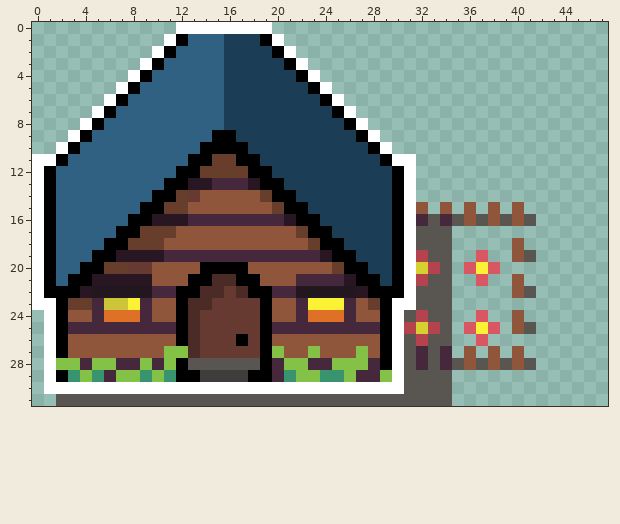
One commit to this pixel-art sprite: assets/sprites/Updated/Blue House on hover.png. The first picture shows the starting point.
Rulers count pixels.
The same view after the edit:
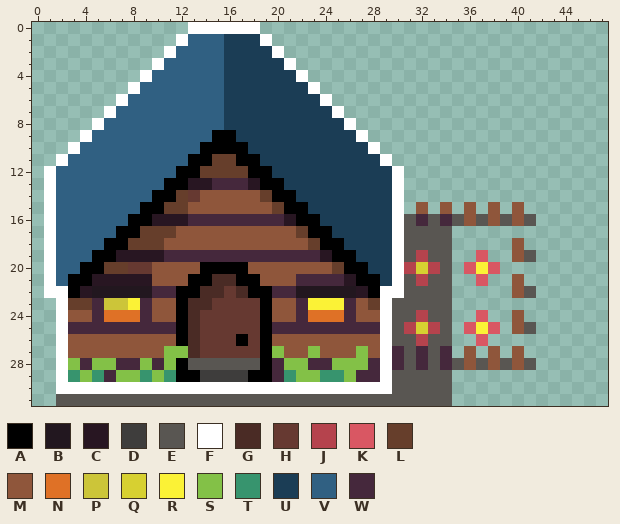
Palette (. is transparent): A #000000  B #22171f  C #281622  D #3e3d3c  E #595652  F #ffffff  G #4a2b25  H #663931  J #b5434d  K #d95763  L #663e2b  M #8f563b  N #df7126  P #ccc539  Q #d7d031  R #fbf236  S #83c147  T #37946e  U #1b3d55  V #306082  W #45283c
From old to new:
file 336x224 -> 384x256 pixels (blocks of 7x7 -> 8x8; one block is one cell here)
@@ x 0..47 @@
- 0 ............FFFFFFFF............................
- 1 ...........FAVVVUUUAF...........................
- 2 ..........FAVVVVUUUUAF..........................
- 3 .........FAVVVVVUUUUUAF.........................
- 4 ........FAVVVVVVUUUUUUAF........................
- 5 .......FAVVVVVVVUUUUUUUAF.......................
- 6 ......FAVVVVVVVVUUUUUUUUAF......................
- 7 .....FAVVVVVVVVVUUUUUUUUUAF.....................
- 8 ....FAVVVVVVVVVVUUUUUUUUUUAF....................
- 9 ...FAVVVVVVVVVVAAUUUUUUUUUUAF...................
-10 ..FAVVVVVVVVVVAAAAUUUUUUUUUUAF..................
-11 FFAVVVVVVVVVVAALLAAUUUUUUUUUUAFF................
-12 FAVVVVVVVVVVAALLLLAAUUUUUUUUUUAF................
-13 FAVVVVVVVVVAACCWWWCAAUUUUUUUUUAF................
-14 FAVVVVVVVVAALHMMMMMLAAUUUUUUUUAF................
-15 FAVVVVVVVAALLMMMMMMMLAAUUUUUUUAFM.M.M.M.M.......
-16 FAVVVVVVAACCCWWWWWWWWCAAUUUUUUAFWEWEMEMEME......
-17 FAVVVVVAALLLMMMMMMMMMMLAAUUUUUAFEEE.............
-18 FAVVVVAALLLMMMMMMMMMMMMLAAUUUUAFEEE.....M.......
-19 FAVVVAACCCCWWWWWWWWWWWWWCAAUUUAFJEE..K..ME......
-20 FAVVAALLHHMMMMAAAAMMMMMMMLAAUUAFQJE.KRK.........
-21 FAVAACCCCCMMMAAGGAAMMMWWWWCAAUAFJEE..K..M.......
-22 FAAACBBBBBWWAAGGHGAAWWBBBBBCAAAFEEE.....ME......
-23 FFALLWPPRWMMAGGHHHHAMMWRRRWMLAFFEEE.............
-24 .FAMMWNNNWMMAGHHHHHAMMWNNNWMMAFEJEE..K..M.......
-25 .FAWWWWWWWWWAGHHHHHAWWWWWWWWWAFJQJE.KRK.ME......
-26 .FAMMMMMMMMMAGHHHAHAMMMMMMMMMAFEJEE..K..........
-27 .FAMMMMMMMMSSGHHHHHASMMSMMMSMAFEWEW.M.M.M.......
-28 .FSSWSSWWSWSAEEEEEEAWSSWWSSSWAFEWEWEMEMEME......
-29 .FATSTWSSTSTAADDDDAAWTSSTTSWWSFEEEE.............
-30 .FFFFFFFFFFFFFFFFFFFFFFFFFFFFFFEEEE.............
+ 0 .............FFFFFF.............................
+ 1 ............FVVVUUUF............................
+ 2 ...........FVVVVUUUUF...........................
+ 3 ..........FVVVVVUUUUUF..........................
+ 4 .........FVVVVVVUUUUUUF.........................
+ 5 ........FVVVVVVVUUUUUUUF........................
+ 6 .......FVVVVVVVVUUUUUUUUF.......................
+ 7 ......FVVVVVVVVVUUUUUUUUUF......................
+ 8 .....FVVVVVVVVVVUUUUUUUUUUF.....................
+ 9 ....FVVVVVVVVVVAAUUUUUUUUUUF....................
+10 ...FVVVVVVVVVVAAAAUUUUUUUUUUF...................
+11 ..FVVVVVVVVVVAALLAAUUUUUUUUUUF..................
+12 .FVVVVVVVVVVAALLLLAAUUUUUUUUUUF.................
+13 .FVVVVVVVVVAACCWWWCAAUUUUUUUUUF.................
+14 .FVVVVVVVVAALHMMMMMLAAUUUUUUUUF.................
+15 .FVVVVVVVAALLMMMMMMMLAAUUUUUUUF.M.M.M.M.M.......
+16 .FVVVVVVAACCCWWWWWWWWCAAUUUUUUFEWEWEMEMEME......
+17 .FVVVVVAALLLMMMMMMMMMMLAAUUUUUFEEEE.............
+18 .FVVVVAALLLMMMMMMMMMMMMLAAUUUUFEEEE.....M.......
+19 .FVVVAACCCCWWWWWWWWWWWWWCAAUUUFEJEE..K..ME......
+20 .FVVAALLHHMMMMAAAAMMMMMMMLAAUUFJQJE.KRK.........
+21 .FVAACCCCCMMMAAGGAAMMMWWWWCAAUFEJEE..K..M.......
+22 .FFACBBBBBWWAAGGHGAAWWBBBBBCAFFEEEE.....ME......
+23 ..FLLWPPRWMMAGGHHHHAMMWRRRWMLFEEEEE.............
+24 ..FMMWNNNWMMAGHHHHHAMMWNNNWMMFEEJEE..K..M.......
+25 ..FWWWWWWWWWAGHHHHHAWWWWWWWWWFEJQJE.KRK.ME......
+26 ..FMMMMMMMMMAGHHHAHAMMMMMMMMMFEEJEE..K..........
+27 ..FMMMMMMMMSSGHHHHHASMMSMMMSMFWEWEW.M.M.M.......
+28 ..FSWSSWWSWSAEEEEEEAWSSWWSSSWFWEWEWEMEMEME......
+29 ..FTSTWSSTSTAADDDDAAWTSSTTSWWFEEEEE.............
+30 ..FFFFFFFFFFFFFFFFFFFFFFFFFFFFEEEEE.............
 31 ..EEEEEEEEEEEEEEEEEEEEEEEEEEEEEEEEE.............
